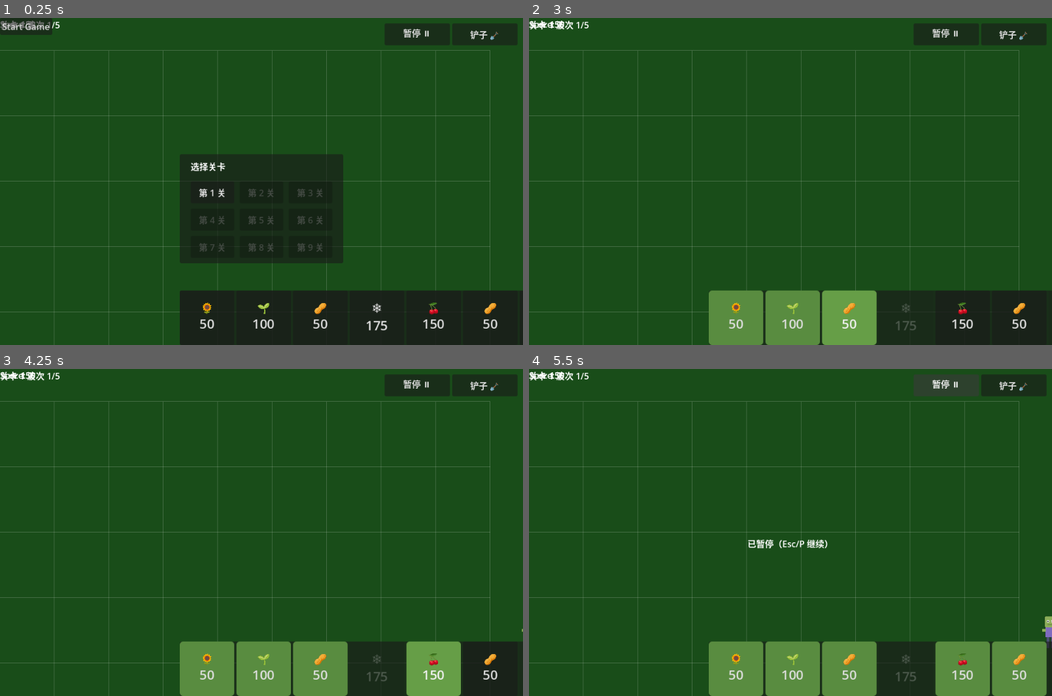
Above: before the commit, frames 1-4 (two rows, left to right).
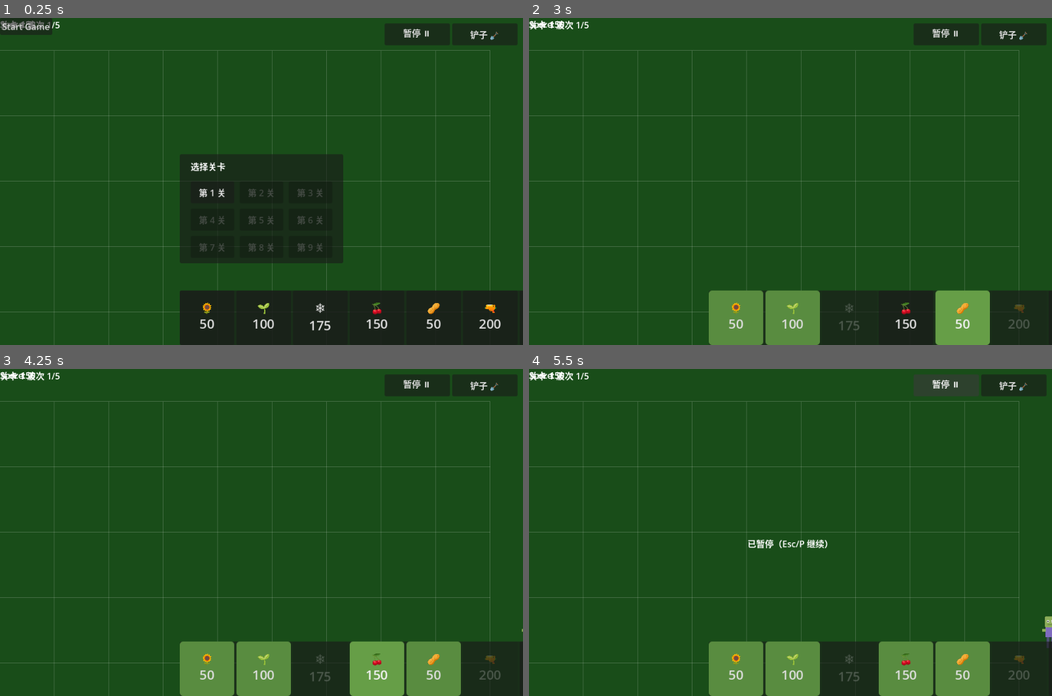
Above: after the commit, the same moments.

Repository: turnaround02/plants-vs-zombies
Game: Godot game, scene res://Main.tscn
Same seed, same stepped clock (60 frames per second), same inputs: the game is played once before the commit and once after it.
Inputs:
- Up to frame 1 (0.25 s): no input
- Up to frame 2 (3 s): click "Start Game" at 0.5 s; click "🌻 50" at 1.25 s; click "🌱 100" at 2 s; click "🥜 50" at 2.75 s
- Up to frame 3 (4.25 s): click "🍒 150" at 3.5 s
- Up to frame 4 (5.5 s): click "🥜 50" at 4.25 s; click "暂停 ⏸" at 5 s

The runs differ from the first frame. In frame 1, 0.5% of the frame differs, in the area x 59-96%, y 87-96%; in frame 2, 3.8%; in frame 3, 3.8%; in frame 4, 5.4%, in the area x 56-99%, y 83-100%.

Commit message:
fix(godot): parity E - dedupe wallnut / sunflower 9s / sun radius 35 / pole-vault instant skip

Diff:
--- a/godot_project/Main.gd
+++ b/godot_project/Main.gd
@@ -184,12 +184,12 @@
 	sun += amount
 	emit_signal("sun_changed", sun)
 
-## 阳光收集：点击位置附近（半径 40px）找最近的阳光直接拾取
+## 阳光收集：点击位置附近（半径 35px，与浏览器 SUN_COLLECT_RADIUS 对齐）找最近的阳光直接拾取
 ## 返回 true 表示拾取到了阳光（调用方应跳过后续放置逻辑）
 func _try_collect_sun(click_pos: Vector2) -> bool:
 	var suns = get_tree().get_nodes_in_group("suns")
 	var best: Node = null
-	var best_d: float = 40.0 * 40.0
+	var best_d: float = 35.0 * 35.0
 	for s in suns:
 		if s == null or not is_instance_valid(s):
 			continue
--- a/godot_project/PlantTypes.gd
+++ b/godot_project/PlantTypes.gd
@@ -7,7 +7,7 @@
         "icon": "🌻",
         "cost": 50,
         "hp": 100,
-        "sun_produce_time": 8.0,
+        "sun_produce_time": 9.0,
         "sun_amount": 25,
         "behavior": "sunProducer"
     },
@@ -20,13 +20,6 @@
         "fire_rate": 1.2,
         "range": 400,
         "behavior": "shooter"
-    },
-    "wall-nut": {
-        "name": "Wall-nut",
-        "icon": "🥜",
-        "cost": 50,
-        "hp": 400,
-        "behavior": "wall"
     },
     # 寒冰射手：发射冰冻豌豆，附加减速
     "snowpea": {
--- a/godot_project/Zombie.gd
+++ b/godot_project/Zombie.gd
@@ -24,7 +24,6 @@
 # 行为标志（与浏览器版对齐）
 var is_ally: bool = false             # 魅惑后转为友方：右行 + 攻击普通僵尸
 var _jumped: bool = false             # 撑杆是否已跳跃越障
-var _jump_timer: float = 0.0         # 跳跃冲刺剩余时间
 var _newspaper_hit: bool = false      # 读报是否已被首次击中
 var _news_speed: float = 0.0         # 读报加速后的速度（来自 ZombieTypes.speed_after_hit）
 
@@ -175,11 +174,7 @@
         _process_ally(delta)
         return
 
-    # 撑杆跳跃冲刺计时
-    if _jump_timer > 0:
-        _jump_timer -= delta
-        if _jump_timer <= 0:
-            speed -= 20.0  # 冲刺结束，回落原速
+    # 撑杆跳跃已改为瞬间跳过（见下方 _find_target_plant 分支），无需冲刺计时
     if not eating:
         position.x -= speed * delta
     # Check if we have reached the house
@@ -190,16 +185,17 @@
     # Update timers
     attack_timer += delta
     # Find target plant if not eating
+    # 撑杆僵尸：接近植物时一帧内瞬间跳过（不啃食，与浏览器版对齐）
     if not eating:
         var plant = _find_target_plant()
         if plant:
-            # 撑杆僵尸接近植物时一次性跳跃越障（短暂加速）
             var _zt = get_node_or_null("/root/ZombieTypes")
             var _td: Dictionary = _zt.get_type(type_id) if _zt != null else {}
             if not _jumped and _td.get("jump_over_plant", false):
                 _jumped = true
-                _jump_timer = 1.0
-                speed += 20.0
+                # 越过植物并继续前进（落点 = 植物左侧一格）
+                position.x = plant.position.x - 100.0
+                return
             eating = true
             target_plant = plant
             attack_timer = 0.0
